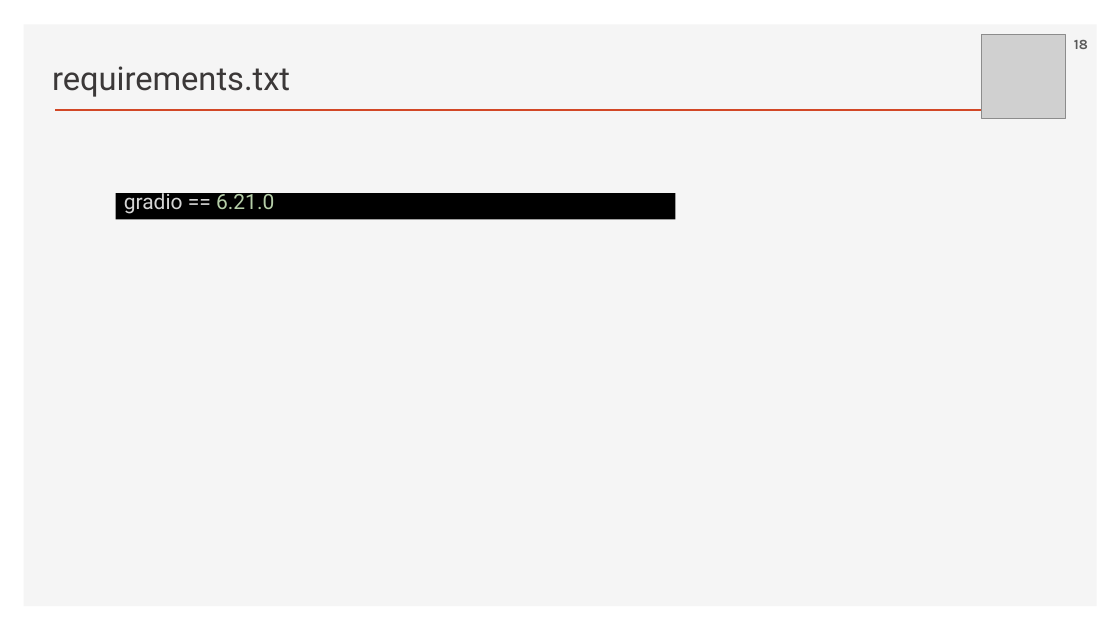
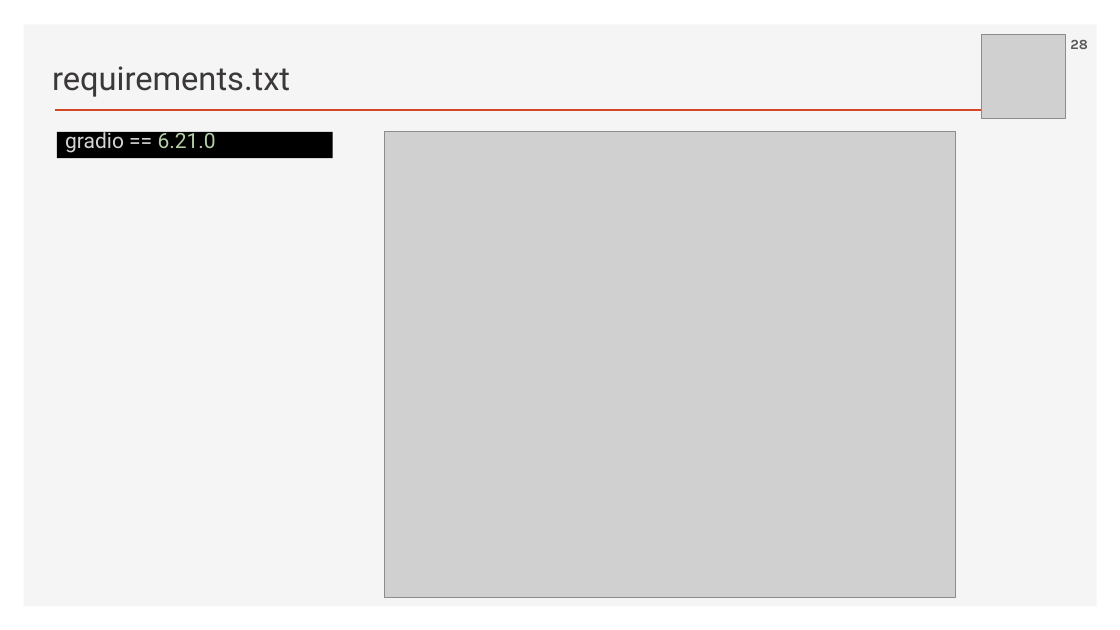
Before and after one commit to ancestor9/2026_Fall_AI-Workflow, a slide deck: slide 28 of PPTs/App Deployment.pptx (slide 18 before the commit). Drawn at 1120x630 pixels with LibreOffice and Linux fonts; fonts in the diff are those of the drawing; grey boxes stand for pictures; background and template pictures are left out. Boxes give left, top, right and bottom in pixels: in the first picture for what was removed or moved away, otherwise in the second. Text is boxed around its words. In the diff, an @@ line names an element or a change of style, - is before the commit and + after.

```diff
--- a/PPTs/App Deployment.pptx
+++ b/PPTs/App Deployment.pptx
@@ page number at [1070,40,1088,49]: text changed @@
-18
+28
@@ rectangle "gradio == 6.21.0": place and size @@
-rectangle "gradio == 6.21.0" at [116,193,676,219]
+rectangle "gradio == 6.21.0" at [57,132,333,158]
@@ picture added at [384,132,955,598] @@
```
Also in this commit, not shown: 13 other slides changed, 30 slides added, 1 slide removed.
